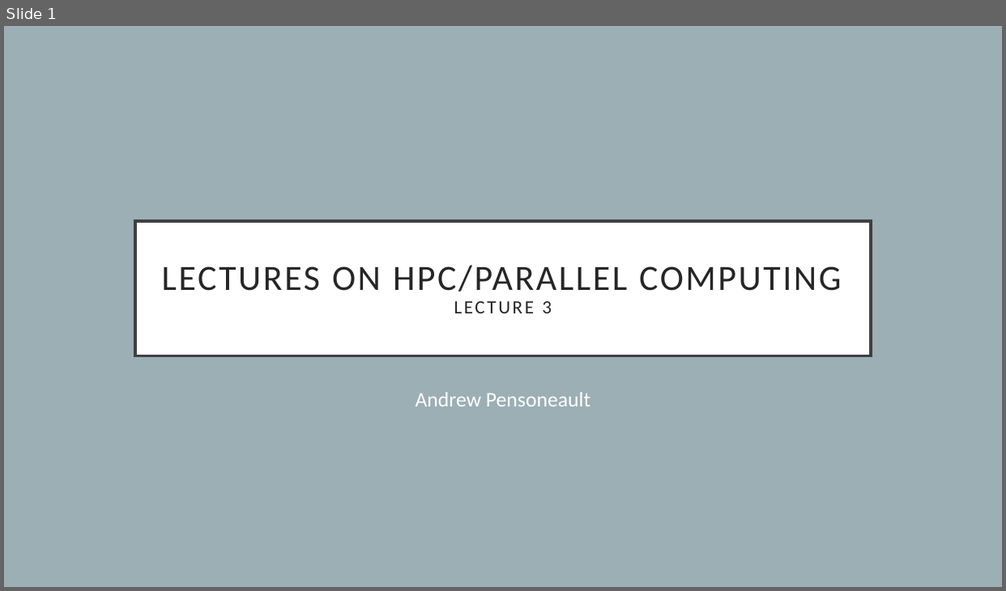
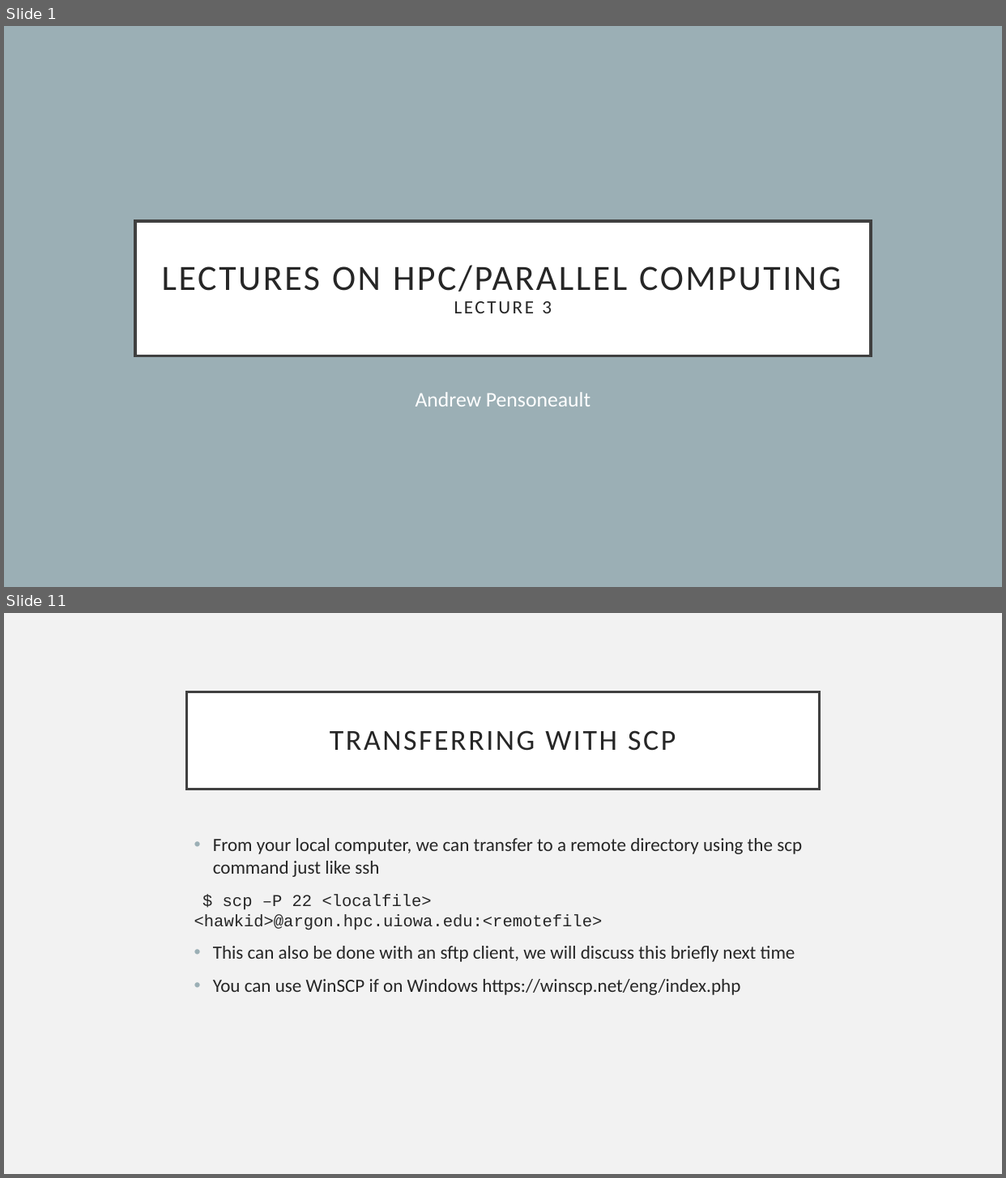
Before and after one commit to Andrewpensoneault/Intro-Parallel-Computing, a slide deck: Lectures/Lecture 3/lecture3.pptx. Shown one above the other, each under a label of ours: slide 1 before the commit, slides 1 and 11 after it; the slides between them are not shown. The pictures are 1006x591 and 1006x1178 pixels, drawn with LibreOffice and Linux fonts; fonts in the diff are those of the drawing. Boxes give left, top, right and bottom in pixels: in the first picture for what was removed or moved away, otherwise in the second. Text is boxed around its words. In the diff, an @@ line names an element or a change of style, - is before the commit and + after.

```diff
--- a/Lectures/Lecture 3/lecture3.pptx
+++ b/Lectures/Lecture 3/lecture3.pptx
@@ slide 11 added at bbox=[4, 613, 1002, 1174], background #F2F2F2 @@
@@ title added at bbox=[187, 692, 819, 789], fill #FFFFFF, outline #404040 2.5 pt, 28 pt, text #262626 @@
+TRANSFERRING WITH SCP
@@ text added at bbox=[194, 838, 802, 995], 18 pt, text #262626 @@
+• From your local computer, we can transfer to a remote directory using the scp command just like ssh
+$ scp –P 22 <localfile> <hawkid>@argon.hpc.uiowa.edu:<remotefile>
+• This can also be done with an sftp client, we will discuss this briefly next time
+• You can use WinSCP if on Windows https://winscp.net/eng/index.php
```
Also in this commit, not shown: 1 slide changed, 9 other slides added, 1 slide removed.
